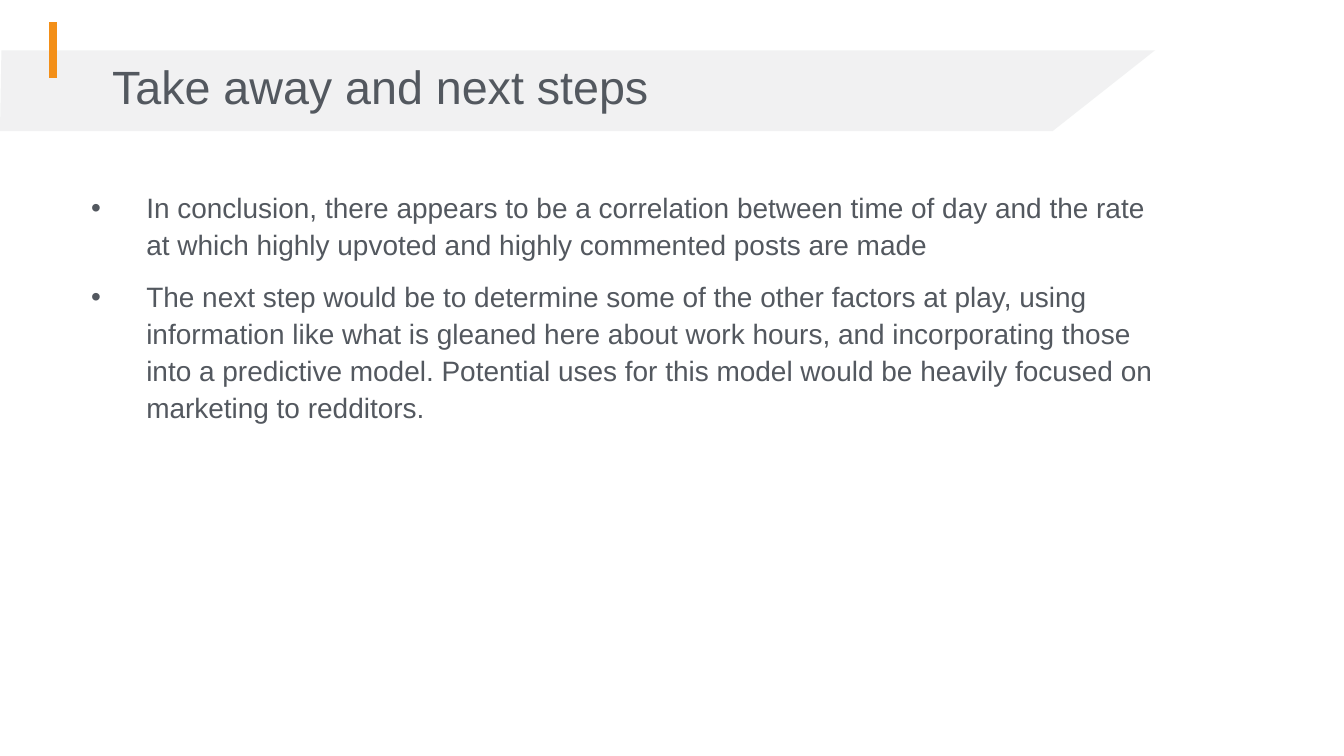
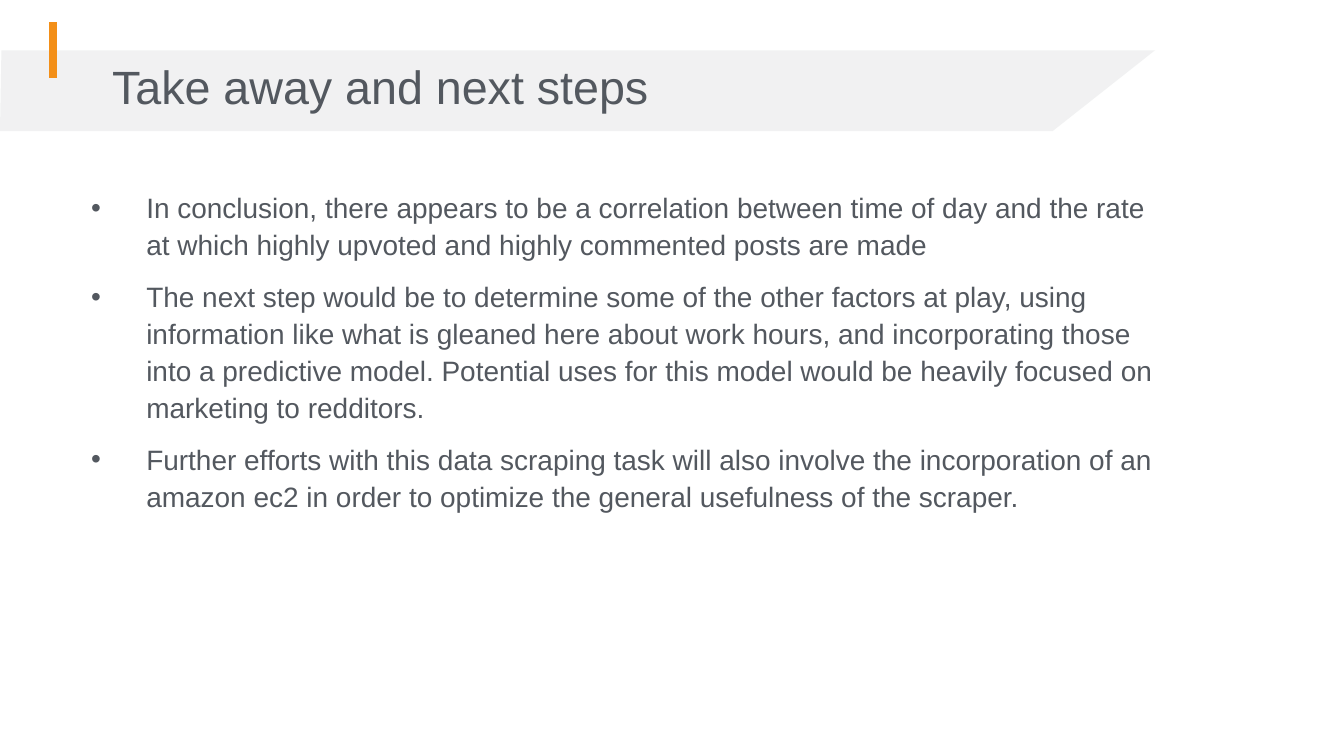
Before and after one commit to Jameshskelton/Simple-Reddit-Scraper, a slide deck: slide 8 of G103-capstone-1-pres-draft-1.pptx. Drawn at 1344x756 pixels with LibreOffice and Linux fonts; fonts in the diff are those of the drawing; background and template pictures are left out. Boxes give left, top, right and bottom in pixels: in the first picture for what was removed or moved away, otherwise in the second. Text is boxed around its words. In the diff, an @@ line names an element or a change of style, - is before the commit and + after.

```diff
--- a/G103-capstone-1-pres-draft-1.pptx
+++ b/G103-capstone-1-pres-draft-1.pptx
@@ text at bbox=[146, 449, 1151, 512]: paragraph added @@
+• Further efforts with this data scraping task will also involve the incorporation of an amazon ec2 in order to optimize the general usefulness of the scraper.
```
Also in this commit, not shown: 2 other slides changed.
